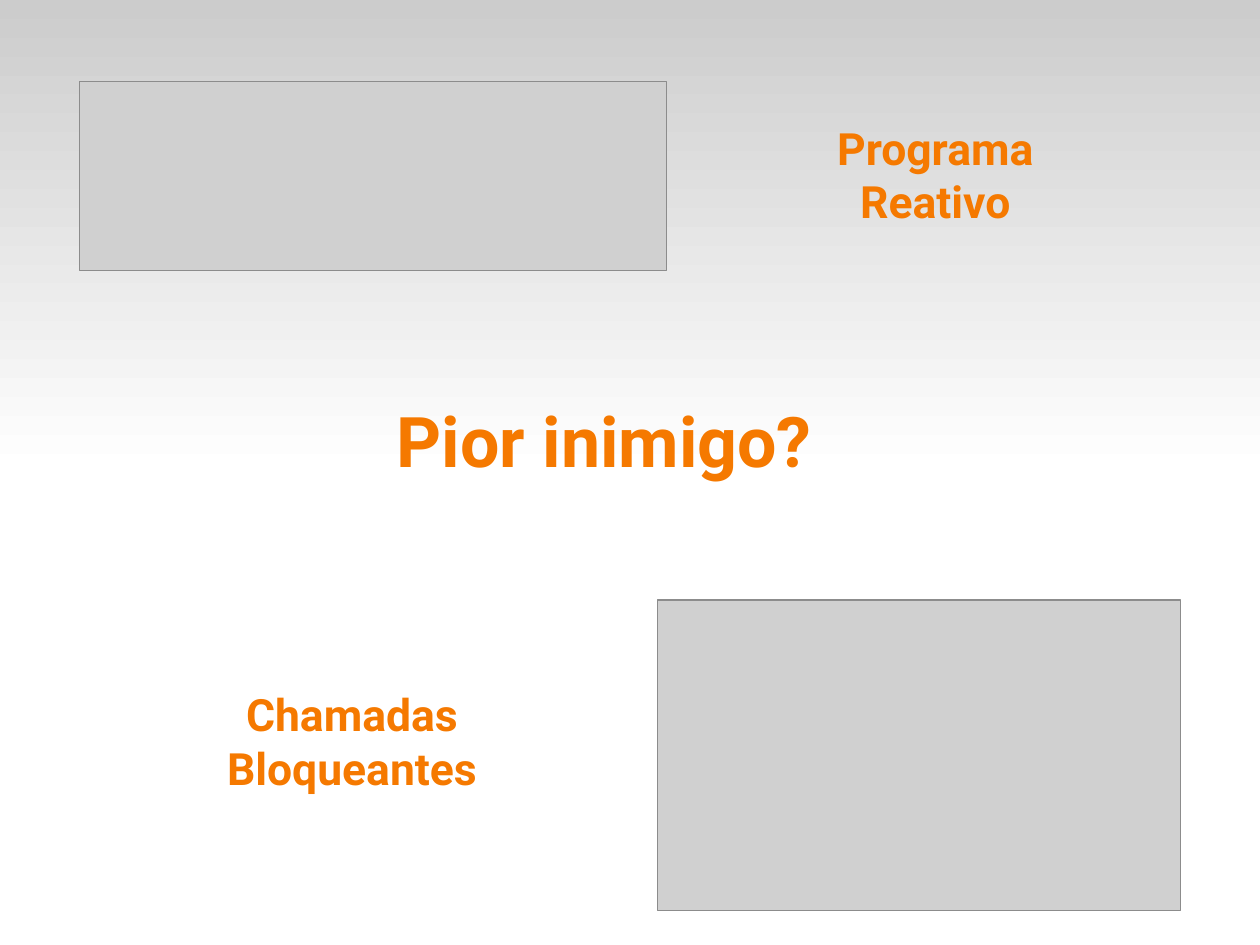
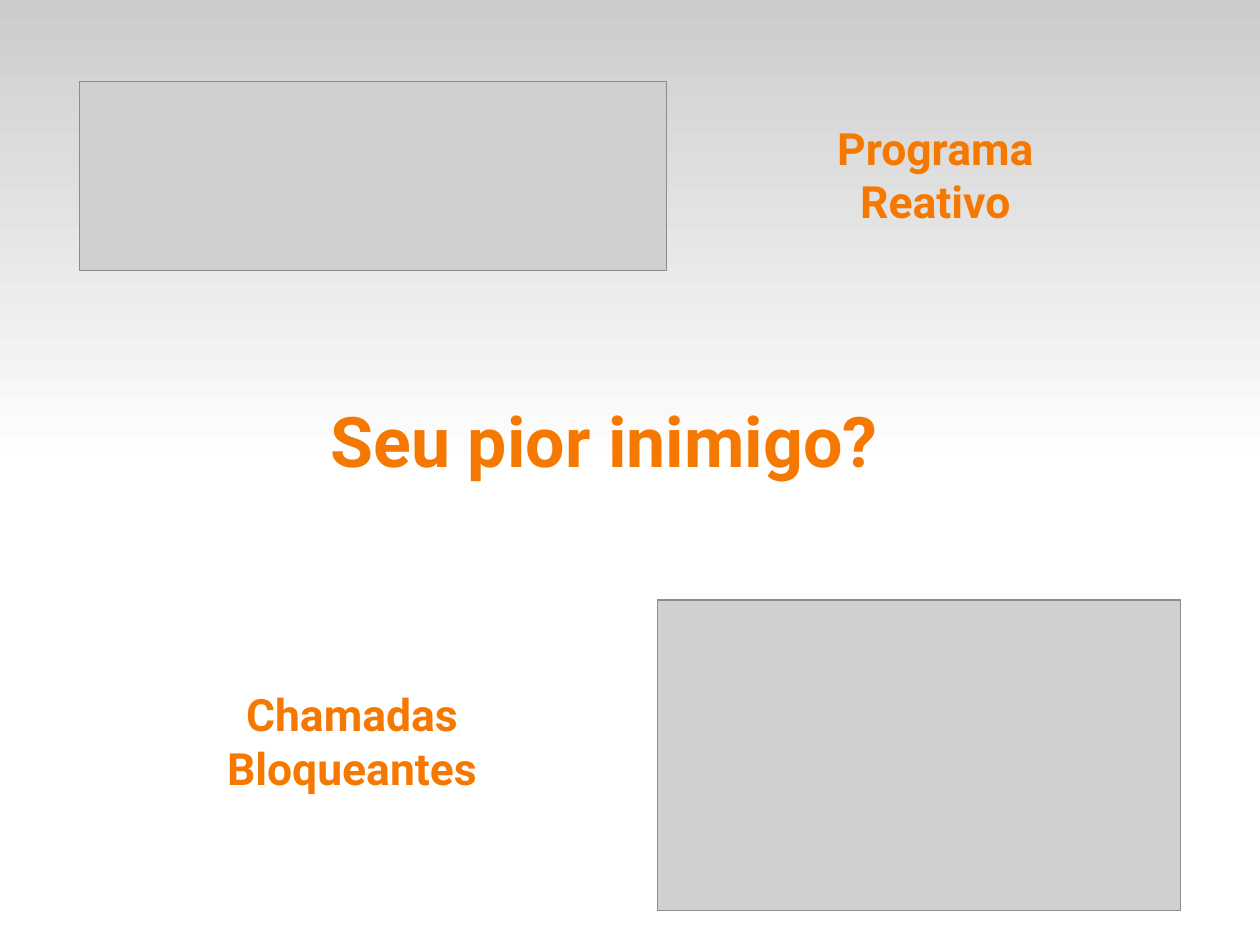
Before and after one commit to fsantanna-uerj/reativos, a slide deck: slide 7 of slides/02_arduino.odp (slide 6 before the commit). Drawn at 1260x945 pixels with LibreOffice and Linux fonts; fonts in the diff are those of the drawing; grey boxes stand for pictures. Boxes give left, top, right and bottom in pixels: in the first picture for what was removed or moved away, otherwise in the second. Text is boxed around its words. In the diff, an @@ line names an element or a change of style, - is before the commit and + after.

```diff
--- a/slides/02_arduino.odp
+++ b/slides/02_arduino.odp
@@ title at bbox=[331, 415, 877, 482]: text changed @@
-Pior inimigo?
+Seu pior inimigo?
```
Also in this commit, not shown: 1 other slide changed, 2 slides added, 7 other files.
